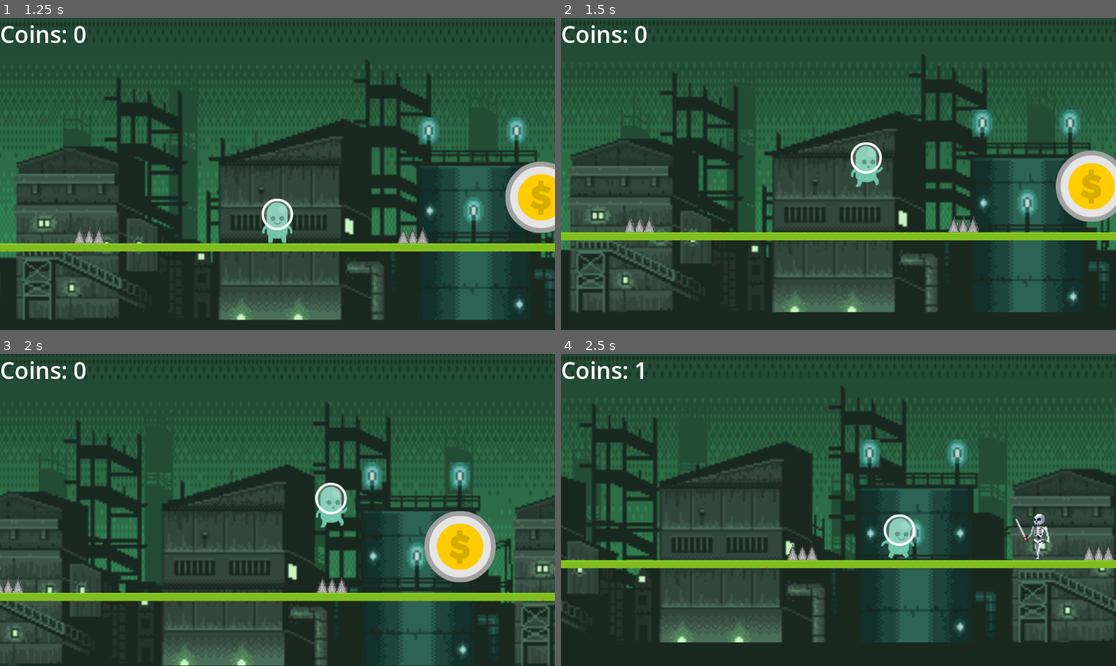
Above: before the commit, frames 1-4 (two rows, left to right).
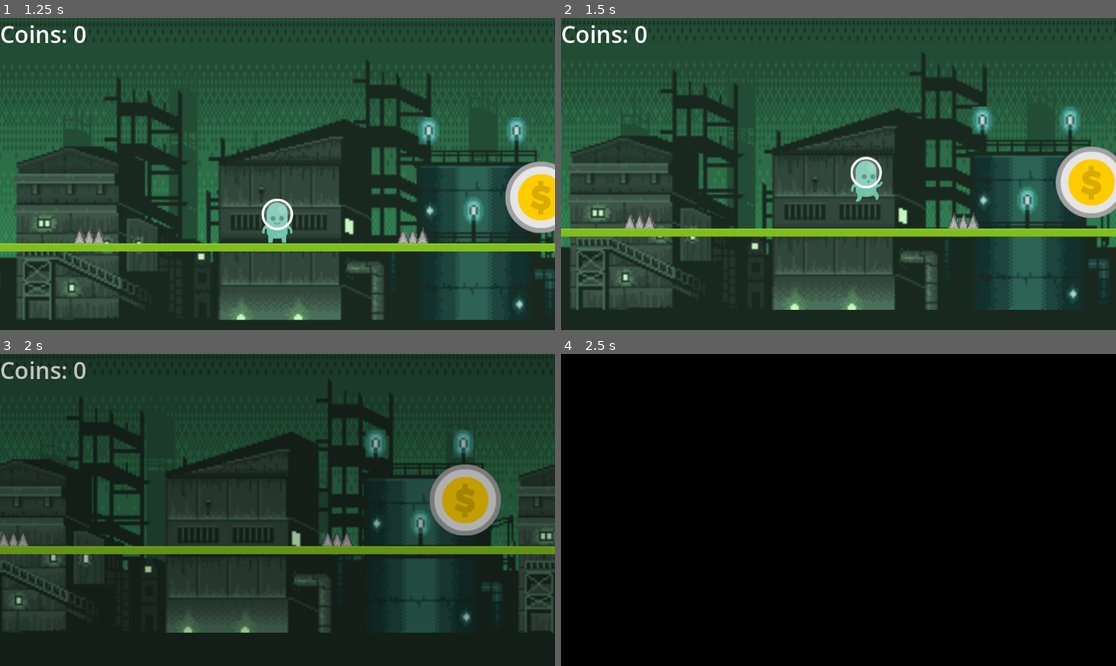
Above: after the commit, the same moments.

Repository: PietPadda/godot-2d-platformer
Game: Godot game, scene res://ui/main_menu.tscn
Same seed, same stepped clock (60 frames per second), same inputs: the game is played once before the commit and once after it.
Inputs:
- Up to frame 1 (1.25 s): click "Play Game" at 0.5 s
- Up to frame 2 (1.5 s): tap Enter (ui_accept) at 1.25, 1.35 s; hold Right (ui_right) from 1.28 s (still down)
- Up to frame 3 (2 s): keep holding Right (ui_right); tap Enter (ui_accept) at 1.52, 1.82 s
- Up to frame 4 (2.5 s): keep holding Right (ui_right); tap Enter (ui_accept) at 2.1, 2.27 s

Frame 1 is identical in both runs. In frame 2, 11% of the frame differs, in the area x 0-100%, y 10-95%; in frame 3, 43%; in frame 4, 100%, in the area x 0-100%, y 0-100%.

Commit message:
feat(player): implement variable jump height

Diff:
--- a/godot-2d-platformer/player/player.gd
+++ b/godot-2d-platformer/player/player.gd
@@ -28,6 +28,11 @@
 		velocity.y = JUMP_VELOCITY # sudden jump velocity
 		jumps_left -= 1 # decr jumps
 
+	# variable jump height
+	# hold jump button to go max, release to cut momentum
+	if Input.is_action_just_released("ui_accept") and velocity.y < 0:
+		velocity.y = JUMP_VELOCITY * 0 # stop all momentum
+
 	# get left/right input
 	# Input.get_axis() returns a value between -1 and 1.
 	var direction = Input.get_axis("ui_left", "ui_right")
